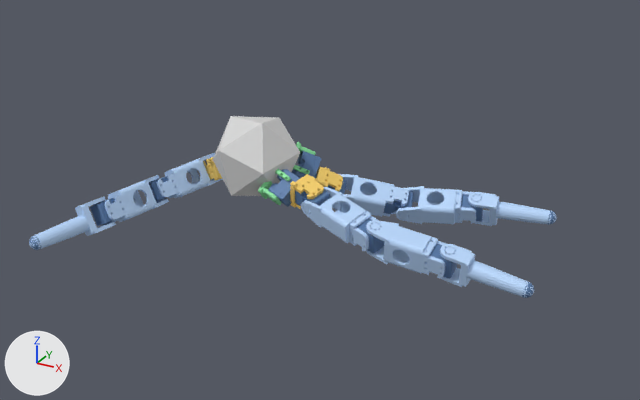
The glTF model models/g0_444_0_fab.glb as it was, and as the next commit left it.
Before and after are seen from a 50 mm lens placed at (-2.229, -1.732, 0.664), pointed at (-2.89, -0.529, 0.063). Every picture has the same lights, and +X, +Y and +Z are marked at lower left. The picture after the commit comes second. Both versions are drawn at frame 253 of the action 'rough30'; the numbers are the values there.

Before the edit, the objects in view are built like this:
```python
ob_body = bpy.data.objects.new('body', None)
ob_body.parent = ob_mujoco_world_zup_to_yup
ob_body.location = (-3.003, -0.128, -0.549)
ob_body.rotation_euler = (-1.538, -0.519, 0.877)  # degrees (-88, -30, 50)
ob_geom_link_vis_0_2 = bpy.data.objects.new('geom_link_vis_0_2', me_mesh_5)
ob_geom_link_vis_0_2.parent = ob_seg_0_2
ob_geom_link_vis_0_2.location = (-0.00319, -0.0552, 0.0)
ob_geom_link_vis_0_2.rotation_euler = (-3.13, -1.571, 0.0)  # degrees (-179, -90, 0)
ob_leg_0 = bpy.data.objects.new('leg_0', None)
ob_leg_0.parent = ob_mujoco_world_zup_to_yup
ob_leg_0.location = (-3.056, -0.0995, -0.528)
ob_leg_0.rotation_euler = (-2.798, 0.0699, 1.107)  # degrees (-160, 4, 63)
ob_leg_1 = bpy.data.objects.new('leg_1', None)
ob_leg_1.parent = ob_mujoco_world_zup_to_yup
ob_leg_1.location = (-2.944, -0.111, -0.564)
ob_leg_1.rotation_euler = (2.479, -1.185, -0.678)  # degrees (142, -68, -39)
ob_seg_0_1 = bpy.data.objects.new('seg_0_1', None)
ob_seg_0_1.parent = ob_mujoco_world_zup_to_yup
ob_seg_0_1.location = (-3.13, -0.0602, -0.498)
ob_seg_0_1.rotation_euler = (1.961, 0.0699, 1.107)  # degrees (112, 4, 63)
ob_seg_0_2 = bpy.data.objects.new('seg_0_2', None)
ob_seg_0_2.parent = ob_mujoco_world_zup_to_yup
ob_seg_0_2.location = (-3.175, -0.0467, -0.609)
ob_seg_0_2.rotation_euler = (1.718, 0.0704, 1.108)  # degrees (98, 4, 63)
ob_seg_0_3 = bpy.data.objects.new('seg_0_3', None)
ob_seg_0_3.parent = ob_mujoco_world_zup_to_yup
ob_seg_0_3.location = (-3.194, -0.0463, -0.727)
ob_seg_0_3.rotation_euler = (1.889, 0.0711, 1.109)  # degrees (108, 4.1, 64)
ob_seg_1_1 = bpy.data.objects.new('seg_1_1', None)
ob_seg_1_1.parent = ob_mujoco_world_zup_to_yup
ob_seg_1_1.location = (-2.86, -0.0886, -0.585)
ob_seg_1_1.rotation_euler = (2.424, -1.185, -0.678)  # degrees (139, -68, -39)
ob_seg_1_2 = bpy.data.objects.new('seg_1_2', None)
ob_seg_1_2.parent = ob_mujoco_world_zup_to_yup
ob_seg_1_2.location = (-2.747, -0.0641, -0.614)
ob_seg_1_2.rotation_euler = (0.0495, 2.854, 1.708)  # degrees (2.8, 164, 98)
# also in view: 'geom_link_vis_1_0' at (-2.884, -0.581, 0.094); 'geom_link_vis_2_3' at (-2.6, -0.399, 0.048); 'geom_link_vis_0_3' at (-3.208, -0.782, 0.048); 'geom_0' at (-3.003, -0.549, 0.128); 'geom_link_vis_1_1' at (-2.811, -0.598, 0.074)
```
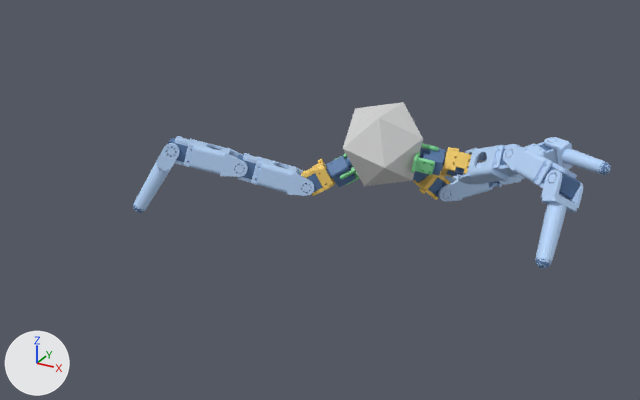
Not drawn themselves, but carrying or shaping drawn objects: ob_body, ob_leg_0, ob_seg_0_1, ob_seg_0_2, ob_seg_0_3, ob_leg_1, ob_seg_1_1, ob_seg_1_2, ob_seg_1_3, ob_leg_2, ob_seg_2_1, ob_seg_2_2, ob_seg_2_3.

What differs and where, as boxes (x1, y1, x2, y2) in the pictures (640 x 400 px):
'geom_0', moved, turned
    before: (213, 116, 300, 196)
    after: (343, 102, 423, 186)
'geom_link_vis_1_3', moved, turned
    before: (440, 244, 534, 298)
    after: (535, 169, 583, 269)
'geom_link_vis_1_2', moved, turned
    before: (366, 220, 447, 278)
    after: (503, 146, 577, 198)
'geom_link_vis_1_1', moved, turned
    before: (301, 187, 378, 252)
    after: (458, 144, 521, 184)
'geom_link_vis_0_2', moved, turned
    before: (104, 175, 169, 222)
    after: (174, 136, 248, 177)
'geom_link_vis_0_1', moved, turned
    before: (157, 153, 223, 198)
    after: (237, 153, 314, 196)
'geom_link_vis_2_2', moved, turned
    before: (396, 186, 476, 225)
    after: (498, 142, 558, 185)
'geom_link_vis_2_3', moved, turned
    before: (468, 192, 557, 226)
    after: (544, 137, 611, 175)
'geom_link_vis_0_3', moved, turned
    before: (29, 196, 116, 250)
    after: (133, 143, 180, 213)
'geom_link_vis_2_1', moved, turned
    before: (339, 174, 409, 217)
    after: (439, 162, 502, 201)
'geom_link_vis_1_0', moved, turned
    before: (290, 174, 324, 209)
    after: (441, 147, 471, 177)
'geom_motor_vis_1_0', moved, turned
    before: (268, 169, 300, 207)
    after: (422, 148, 446, 176)
'geom_link_vis_2_0', moved, turned
    before: (316, 166, 343, 192)
    after: (413, 171, 451, 200)
'geom_rootmount_1', moved, turned
    before: (258, 169, 291, 205)
    after: (411, 143, 439, 175)
'geom_link_vis_0_0', moved, turned
    before: (203, 157, 222, 180)
    after: (301, 158, 335, 196)
'geom_motor_vis_1_3', moved, turned
    before: (430, 244, 457, 278)
    after: (542, 166, 580, 198)
'geom_motor_vis_2_0', moved, turned (mostly hidden afterwards)
    before: (293, 151, 321, 178)
    after: (413, 171, 429, 183)
'geom_motor_vis_0_3', moved, turned
    before: (90, 198, 115, 226)
    after: (168, 138, 192, 162)
'geom_motor_vis_0_0', moved, turned (not visible before)
    after: (326, 156, 356, 187)
'geom_motor_vis_1_1', moved, turned (mostly hidden afterwards)
    before: (295, 190, 330, 206)
    after: (447, 160, 478, 176)
'geom_motor_vis_0_2', moved, turned
    before: (149, 176, 168, 203)
    after: (237, 155, 256, 179)
'geom_motor_vis_1_2', moved, turned (mostly hidden afterwards)
    before: (357, 218, 384, 253)
    after: (500, 149, 507, 165)
'geom_motor_vis_2_2', moved, turned (mostly hidden afterwards)
    before: (383, 192, 414, 214)
    after: (489, 181, 501, 187)
'geom_motor_vis_2_1', moved, turned
    before: (328, 179, 347, 194)
    after: (428, 177, 448, 198)
'geom_motor_vis_2_3', moved, turned (mostly hidden afterwards)
    before: (461, 194, 483, 221)
    after: (540, 144, 554, 151)
'geom_rootmount_2', moved, turned (not visible afterwards)
    before: (293, 142, 316, 175)
'geom_foot_vis_1', moved, turned
    before: (522, 282, 534, 298)
    after: (535, 258, 552, 268)
'geom_foot_vis_2', moved, turned
    before: (548, 210, 557, 225)
    after: (599, 162, 611, 175)
'geom_motor_vis_0_1', moved, turned (not visible before)
    after: (307, 173, 322, 192)
'geom_rootmount_0', moved, turned (not visible before)
    after: (334, 154, 359, 185)
'geom_foot_vis_0', moved, turned
    before: (29, 237, 41, 250)
    after: (133, 205, 144, 213)
'geom_joint_vis_1_0', moved, turned
    before: (277, 169, 285, 179)
    after: (420, 148, 424, 158)

The change, as a list of edits to the scene's bpy script:
```text
Change ob_body:
    ob_body.location: (-3.003, -0.128, -0.549) -> (-2.831, -0.134, -0.408)
    ob_body.rotation_euler: (-1.538, -0.519, 0.877) -> (-2.486, -0.338, 1.202)  # degrees (-88, -30, 50) -> degrees (-142, -19, 69)
Change ob_leg_0:
    ob_leg_0.location: (-3.056, -0.0995, -0.528) -> (-2.877, -0.104, -0.439)
    ob_leg_0.rotation_euler: (-2.798, 0.0699, 1.107) -> (1.799, 1.04, -0.306)  # degrees (-160, 4, 63) -> degrees (103, 60, -18)
Change ob_seg_0_1:
    ob_seg_0_1.location: (-3.13, -0.0602, -0.498) -> (-2.943, -0.0625, -0.483)
    ob_seg_0_1.rotation_euler: (1.961, 0.0699, 1.107) -> (1.014, 1.041, -0.307)  # degrees (112, 4, 63) -> degrees (58, 60, -18)
Change ob_seg_0_2:
    ob_seg_0_2.location: (-3.175, -0.0467, -0.609) -> (-3.046, -0.0964, -0.535)
    ob_seg_0_2.rotation_euler: (1.718, 0.0704, 1.108) -> (1.047, 1.042, -0.307)  # degrees (98, 4, 63) -> degrees (60, 60, -18)
Change ob_seg_0_3:
    ob_seg_0_3.location: (-3.194, -0.0463, -0.727) -> (-3.149, -0.126, -0.587)
    ob_seg_0_3.rotation_euler: (1.889, 0.0711, 1.109) -> (2.325, 1.042, -0.307)  # degrees (108, 4.1, 64) -> degrees (133, 60, -18)
Change ob_leg_1:
    ob_leg_1.location: (-2.944, -0.111, -0.564) -> (-2.771, -0.122, -0.39)
    ob_leg_1.rotation_euler: (2.479, -1.185, -0.678) -> (0.39, -2.445, 1.507)  # degrees (142, -68, -39) -> degrees (22, -140, 86)
Change ob_seg_1_1:
    ob_seg_1_1.location: (-2.86, -0.0886, -0.585) -> (-2.688, -0.106, -0.364)
    ob_seg_1_1.rotation_euler: (2.424, -1.185, -0.678) -> (-0.58, -2.446, 1.508)  # degrees (139, -68, -39) -> degrees (-33, -140, 86)
Change ob_seg_1_2:
    ob_seg_1_2.location: (-2.747, -0.0641, -0.614) -> (-2.59, -0.154, -0.414)
    ob_seg_1_2.rotation_euler: (0.0495, 2.854, 1.708) -> (-1.027, 2.443, 0.712)  # degrees (2.8, 164, 98) -> degrees (-59, 140, 41)
Change ob_seg_1_3:
    ob_seg_1_3.location: (-2.628, -0.0494, -0.609) -> (-2.5, -0.158, -0.493)
    ob_seg_1_3.rotation_euler: (0.00204, 2.855, 1.709) -> (0.952, 0.7, -2.429)  # degrees (0.1, 164, 98) -> degrees (55, 40, -139)
Change ob_leg_2:
    ob_leg_2.location: (-2.953, -0.102, -0.521) -> (-2.8, -0.0922, -0.371)
    ob_leg_2.rotation_euler: (1.062, -2.117, 1.042) -> (-0.87, -0.714, -3.119)  # degrees (61, -121, 60) -> degrees (-50, -41, -179)
Change ob_seg_2_1:
    ob_seg_2_1.location: (-2.882, -0.0666, -0.48) -> (-2.757, -0.0338, -0.32)
    ob_seg_2_1.rotation_euler: (0.782, -2.115, 1.042) -> (1.424, -2.427, 0.023)  # degrees (45, -121, 60) -> degrees (82, -139, 1.3)
Change ob_seg_2_2:
    ob_seg_2_2.location: (-2.772, -0.047, -0.437) -> (-2.679, -0.0495, -0.23)
    ob_seg_2_2.rotation_euler: (0.555, -2.117, 1.042) -> (1.33, -2.428, 0.0241)  # degrees (32, -121, 60) -> degrees (76, -139, 1.4)
Change ob_seg_2_3:
    ob_seg_2_3.location: (-2.657, -0.0516, -0.404) -> (-2.602, -0.0762, -0.142)
    ob_seg_2_3.rotation_euler: (0.186, 2.684, 1.67) -> (2.652, 0.181, -1.707)  # degrees (11, 154, 96) -> degrees (152, 10, -98)
```
